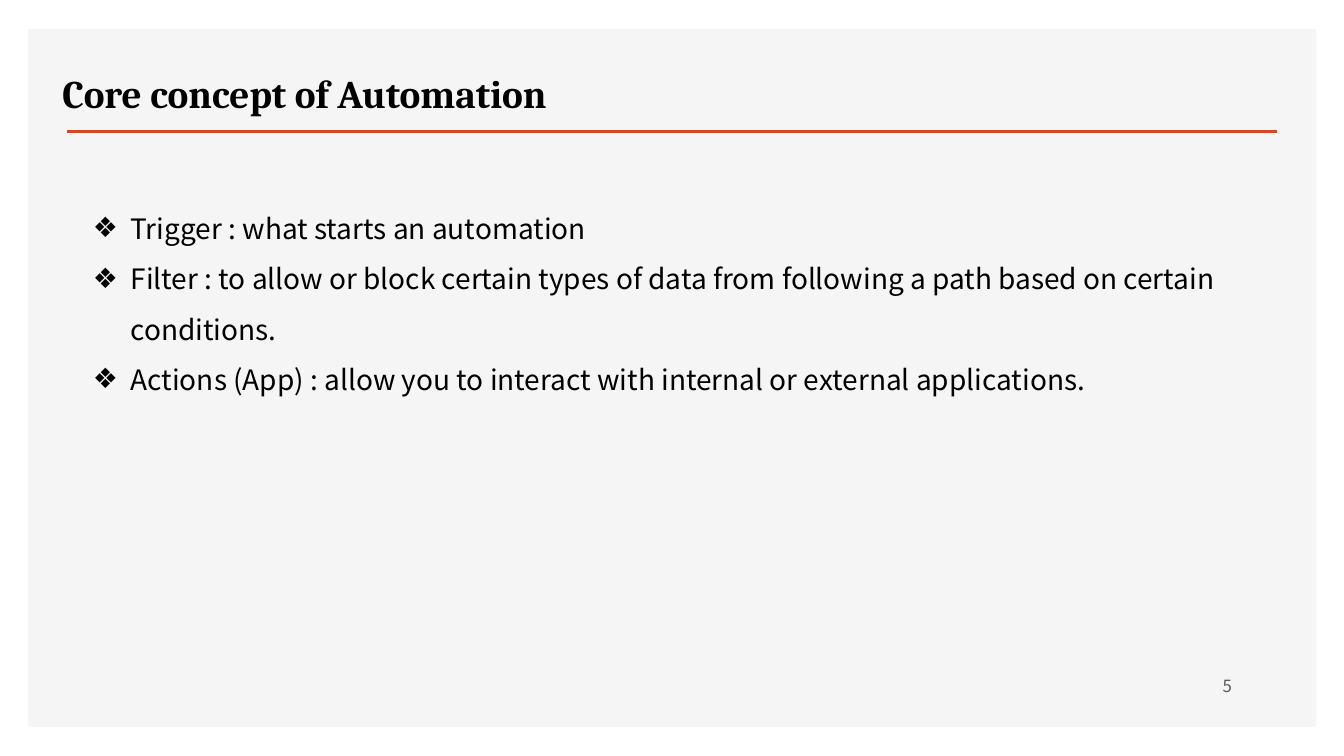
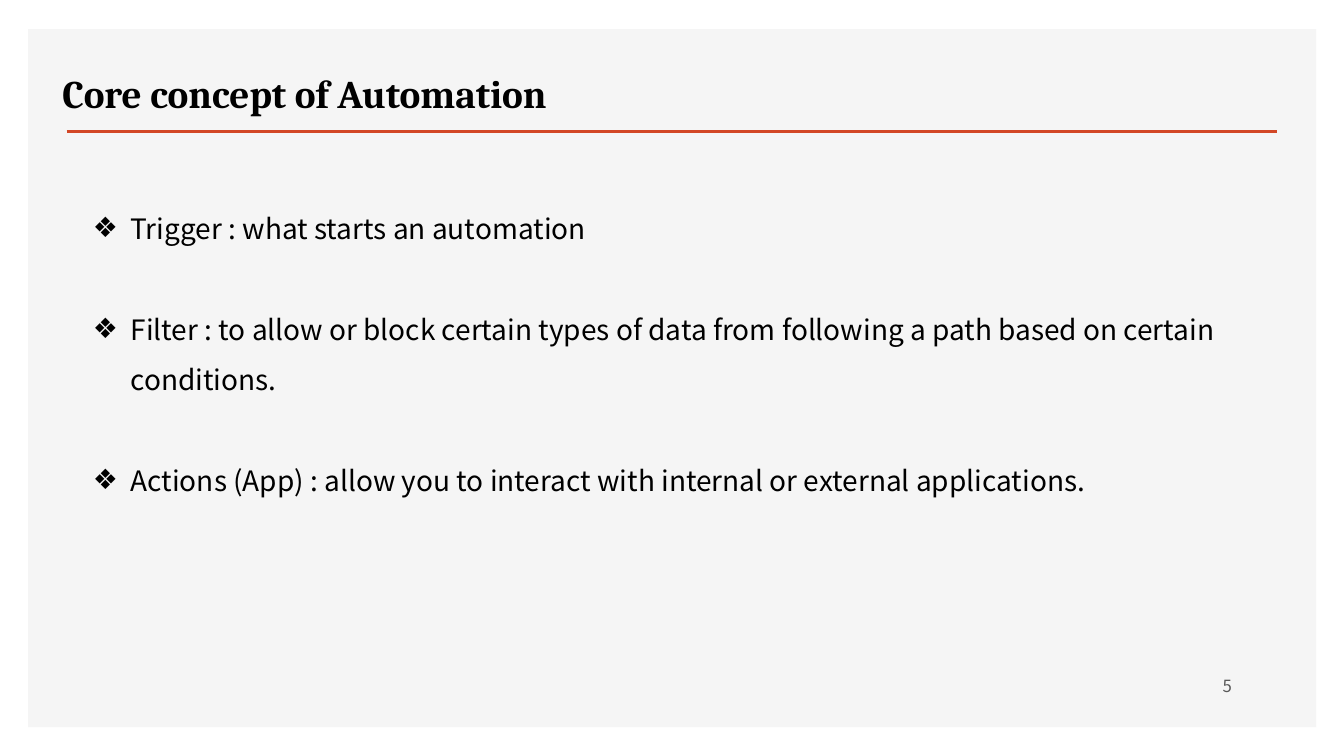
Before and after one commit to ancestor9/2026_Fall_AI-Workflow, a slide deck: slide 5 of PPTs/01_What is AI Workflow.pptx. Drawn at 1344x756 pixels with LibreOffice and Linux fonts; fonts in the diff are those of the drawing; background and template pictures are left out. Boxes give left, top, right and bottom in pixels: in the first picture for what was removed or moved away, otherwise in the second. Text is boxed around its words. In the diff, an @@ line names an element or a change of style, - is before the commit and + after.

```diff
--- a/PPTs/01_What is AI Workflow.pptx
+++ b/PPTs/01_What is AI Workflow.pptx
@@ text "Trigger : what starts an ..." rewrapped from (131, 216, 1215, 397) to (131, 216, 1215, 498) @@
```
Also in this commit, not shown: 1 other slide changed.
